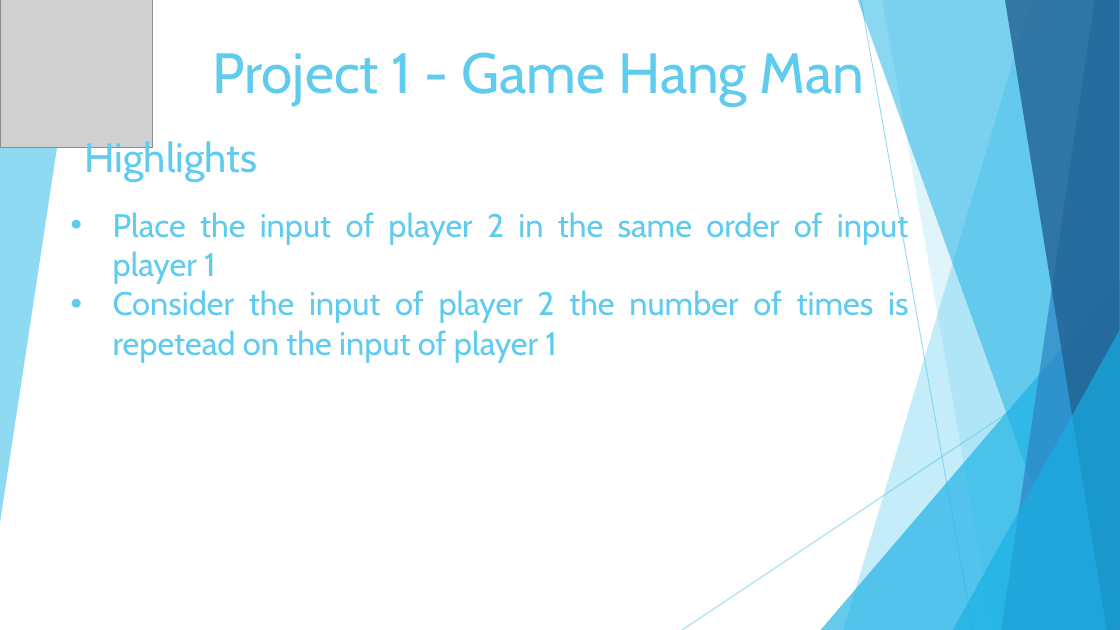
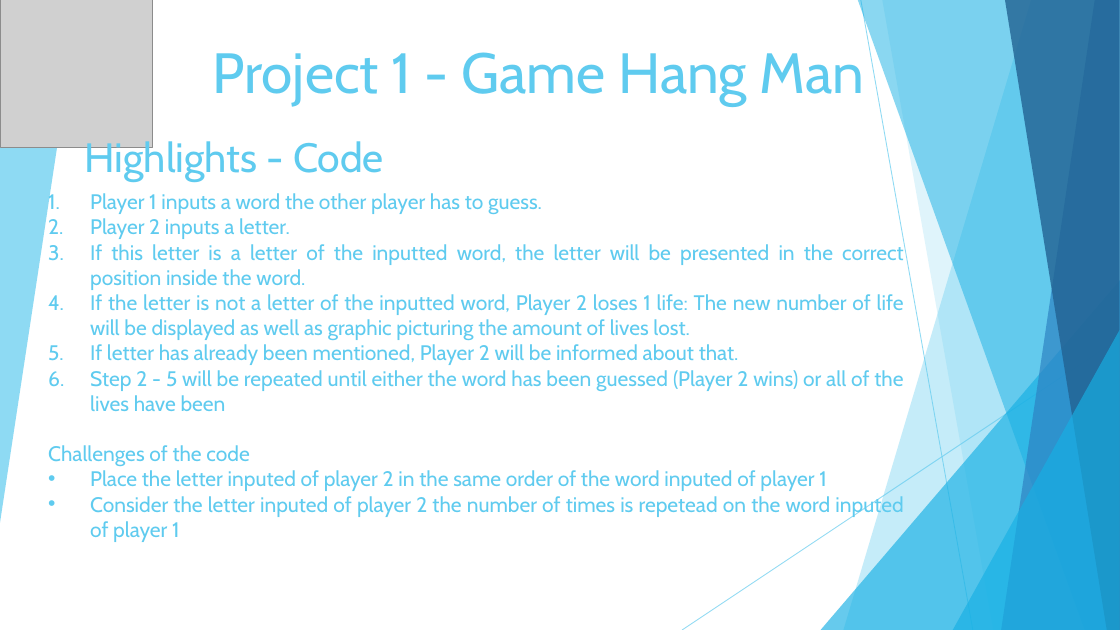
Before and after one commit to Edgart371/Project-1-Hangman-Game, a slide deck: slide 6 of Project1 HangMan.pptx. Drawn at 1120x630 pixels with LibreOffice and Linux fonts; fonts in the diff are those of the drawing; grey boxes stand for pictures. Boxes give left, top, right and bottom in pixels: in the first picture for what was removed or moved away, otherwise in the second. Text is boxed around its words. In the diff, an @@ line names an element or a change of style, - is before the commit and + after.

Commit message:
Project1

```diff
--- a/Project1 HangMan.pptx
+++ b/Project1 HangMan.pptx
@@ text at [85, 138, 384, 182]: text changed @@
-Highlights
+Highlights - Code
@@ text at [48, 193, 904, 542]: text changed; size 28 to 18 pt @@
-• Place the input of player 2 in the same order of input player 1
-• Consider the input of player 2 the number of times is repetead on the input of player 1
+1. Player 1 inputs a word the other player has to guess.
+2. Player 2 inputs a letter.
+3. If this letter is a letter of the inputted word, the letter will be presented in the correct position inside the word.
+4. If the letter is not a letter of the inputted word, Player 2 loses 1 life: The new number of life will be displayed as well as graphic picturing the amount of lives lost.
+5. If letter has already been mentioned, Player 2 will be informed about that.
+6. Step 2 - 5 will be repeated until either the word has been guessed (Player 2 wins) or all of the lives have been
+Challenges of the code
+• Place the letter inputed of player 2 in the same order of the word inputed of player 1
+• Consider the letter inputed of player 2 the number of times is repetead on the word inputed of player 1
```
Also in this commit, not shown: 3 other slides changed, 1 slide added, 1 other file.
